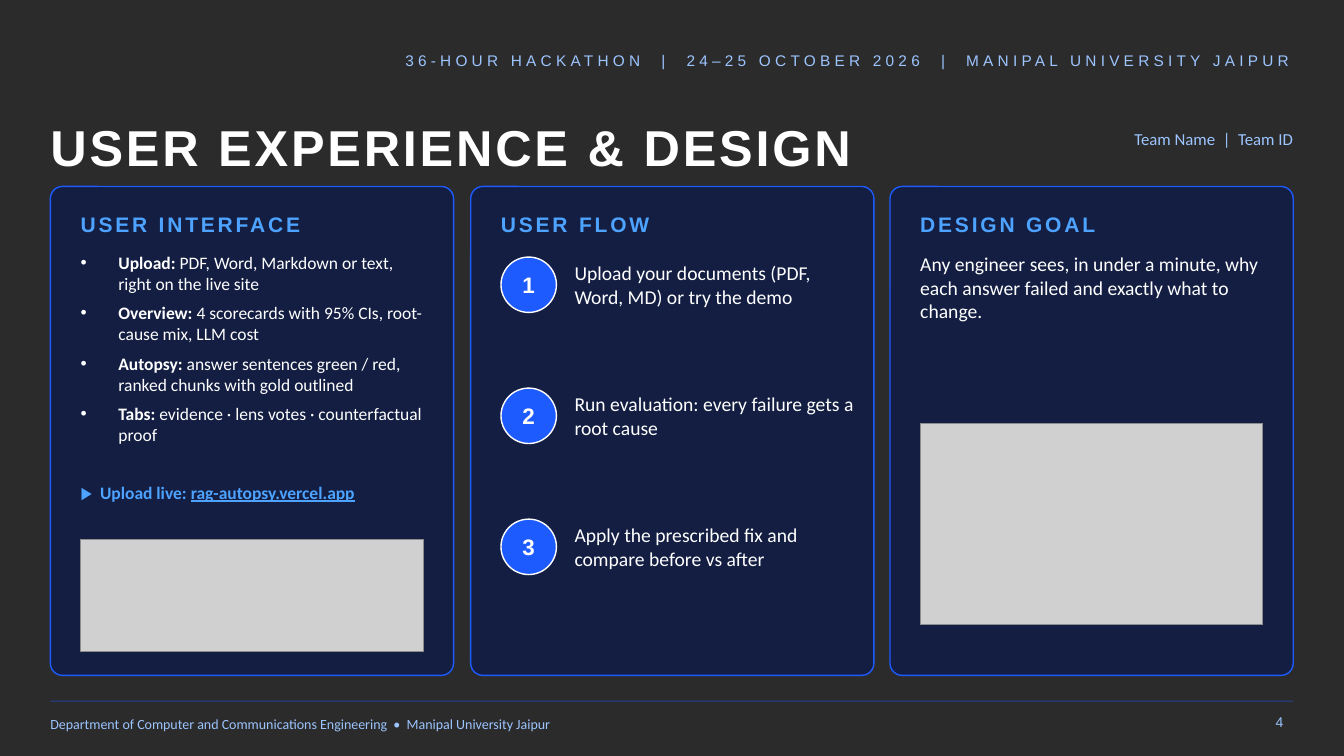
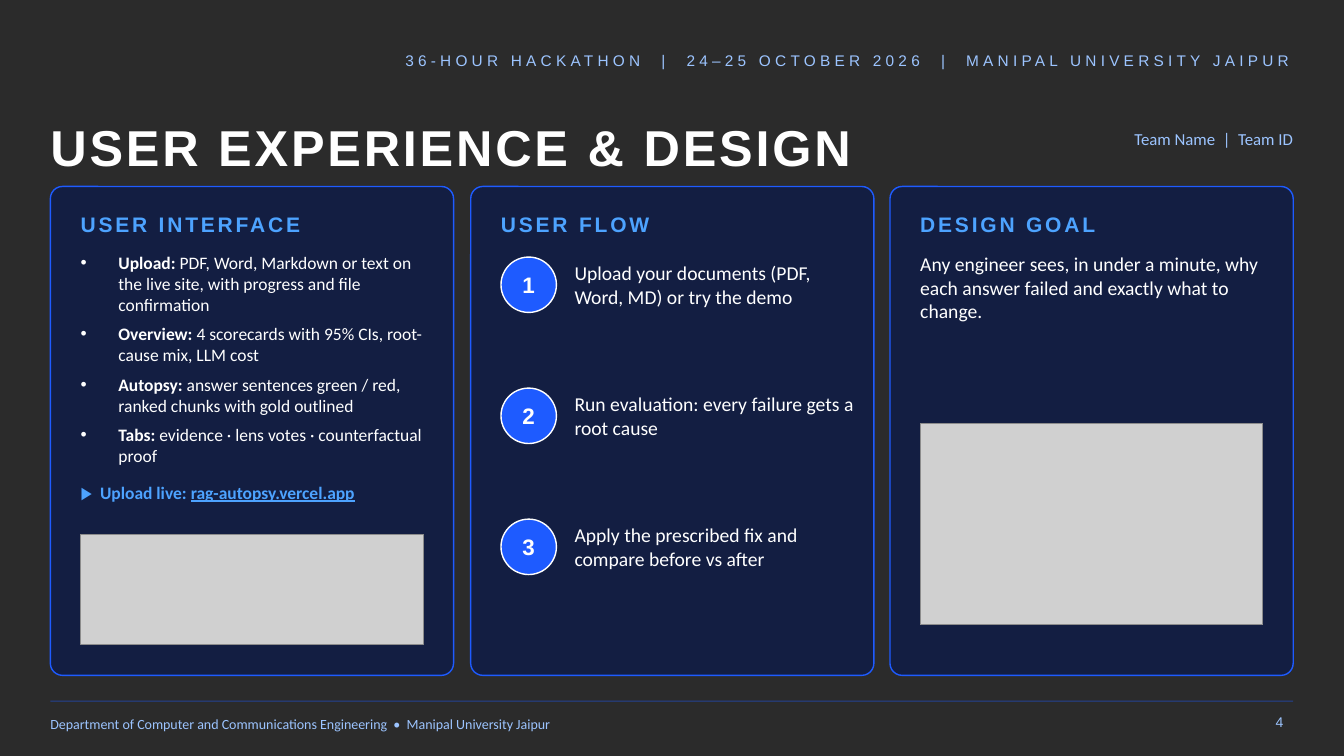
Before and after one commit to GargeeTripathi/ARENA, a slide deck: slide 4 of RAG_Autopsy_HYPNEXIS26.pptx. Drawn at 1344x756 pixels with LibreOffice and Linux fonts; fonts in the diff are those of the drawing; grey boxes stand for pictures; background and template pictures are left out; a plain dark background stands for a picture behind light text. Boxes give left, top, right and bottom in pixels: in the first picture for what was removed or moved away, otherwise in the second. Text is boxed around its words. In the diff, an @@ line names an element or a change of style, - is before the commit and + after.

```diff
--- a/RAG_Autopsy_HYPNEXIS26.pptx
+++ b/RAG_Autopsy_HYPNEXIS26.pptx
@@ text at (118, 256, 411, 311): text changed @@
-• Upload: PDF, Word, Markdown or text, right on the live site
+• Upload: PDF, Word, Markdown or text on the live site, with progress and file confirmation
@@ picture: place and size @@
-picture at (81, 539, 423, 651)
+picture at (81, 534, 423, 644)
```
Also in this commit, not shown: 1 other slide changed, 1 other file.
